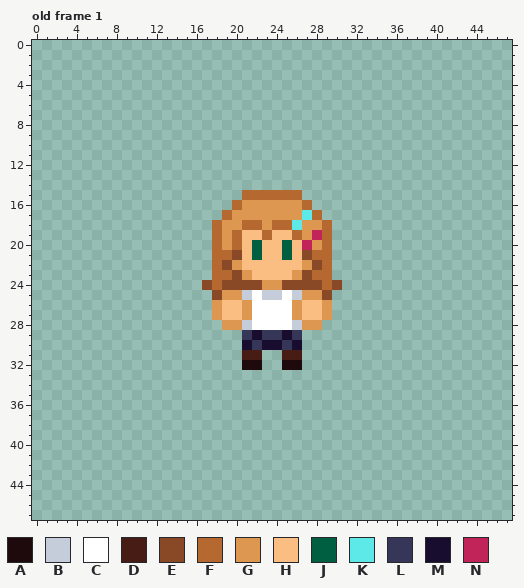
Two versions of one pixel-art file, Aseprite/Laura.aseprite. The first picture shows the starting point.
48x48 pixels, 2 frames. Shown: old frame 1. The commit also changed other frames, which this record leaves out.
Visible layers, top first: "hands", "head", "body".
Palette (. is transparent): A #1e090d  B #c5cddb  C #ffffff  D #461c14  E #8a4926  F #b66831  G #de9751  H #fbbe82  J #005f41  K #5ee9e9  L #353658  M #180d2f  N #c12458
Pixels before, old frame 1, first column x 17:
15 ....FFFFFF....
16 ...FGGGGGGF...
17 ..FGGGGGGGKF..
18 .FGGFFGFFKGGF.
19 .FGFHHFHHFGNF.
20 .FGFHJHHJHNGF.
21 .FFEHJHHJHEFF.
22 .FEGHHHHHHGEF.
23 .FFEGHHHHGEFF.
24 EFEEEEGGEEEEFE
25 .EGGBCBBCBGGE.
26 .GHHGCCCCGHHG.
27 .GHHGCCCCGHHG.
28 ..GGBCCCCBGG..
29 ....LMLLML....
30 ....MLMMLM....
31 ....DD..DD....
32 ....AA..AA....
Once edited:
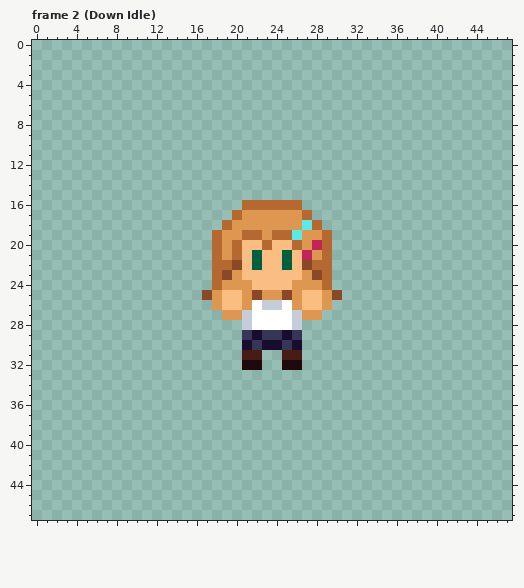
A new or re-ordered frame is compared with the old frame closest to it.
Commit: Idle aanimation+ retrato personagem Laura
The edit:
{"change": "frames re-ordered"}
{"where": "frame 2 (Down Idle) against old frame 1, layers \"hands\", \"head\", \"body\""}
{"frame":2,"y":15,"x":21,"old":"FFFFFF","new":"......"}
{"frame":2,"y":16,"x":20,"old":"FGGGGGGF","new":".FFFFFF."}
{"frame":2,"y":17,"x":19,"old":"FG","new":".F"}
{"frame":2,"y":17,"x":27,"old":"KF","new":"F."}
{"frame":2,"y":18,"x":18,"old":"FG","new":".F"}
{"frame":2,"y":18,"x":21,"old":"FF","new":"GG"}
{"frame":2,"y":18,"x":24,"old":"FFKGGF","new":"GGGKF."}
{"frame":2,"y":19,"x":20,"old":"FHHFHHF","new":"GFFGFFK"}
{"frame":2,"y":19,"x":28,"old":"N","new":"G"}
{"frame":2,"y":20,"x":22,"old":"JH","new":"HF"}
{"frame":2,"y":20,"x":25,"old":"JHNG","new":"HFGN"}
{"frame":2,"y":21,"x":19,"old":"FE","new":"GF"}
{"frame":2,"y":21,"x":27,"old":"EF","new":"NG"}
{"frame":2,"y":22,"x":19,"old":"EG","new":"FE"}
{"frame":2,"y":22,"x":22,"old":"H","new":"J"}
{"frame":2,"y":22,"x":25,"old":"H","new":"J"}
{"frame":2,"y":22,"x":27,"old":"GE","new":"EF"}
{"frame":2,"y":23,"x":19,"old":"FEG","new":"EGH"}
{"frame":2,"y":23,"x":26,"old":"GEF","new":"HGE"}
{"frame":2,"y":24,"x":17,"old":"E","new":"."}
{"frame":2,"y":24,"x":19,"old":"EEEEGGEEEE","new":"GGGHHHHGGG"}
{"frame":2,"y":24,"x":30,"old":"E","new":"."}
{"frame":2,"y":25,"x":17,"old":".EGGBCBBCBGGE.","new":"EGHHGEGGEGHHGE"}
{"frame":2,"y":26,"x":23,"old":"CC","new":"BB"}
{"frame":2,"y":27,"x":18,"old":"GHHG","new":".GGB"}
{"frame":2,"y":27,"x":26,"old":"GHHG","new":"BGG."}
{"frame":2,"y":28,"x":19,"old":"GG","new":".."}
{"frame":2,"y":28,"x":27,"old":"GG","new":".."}
{"label":"changed","picture_box":[202,190,342,330]}
